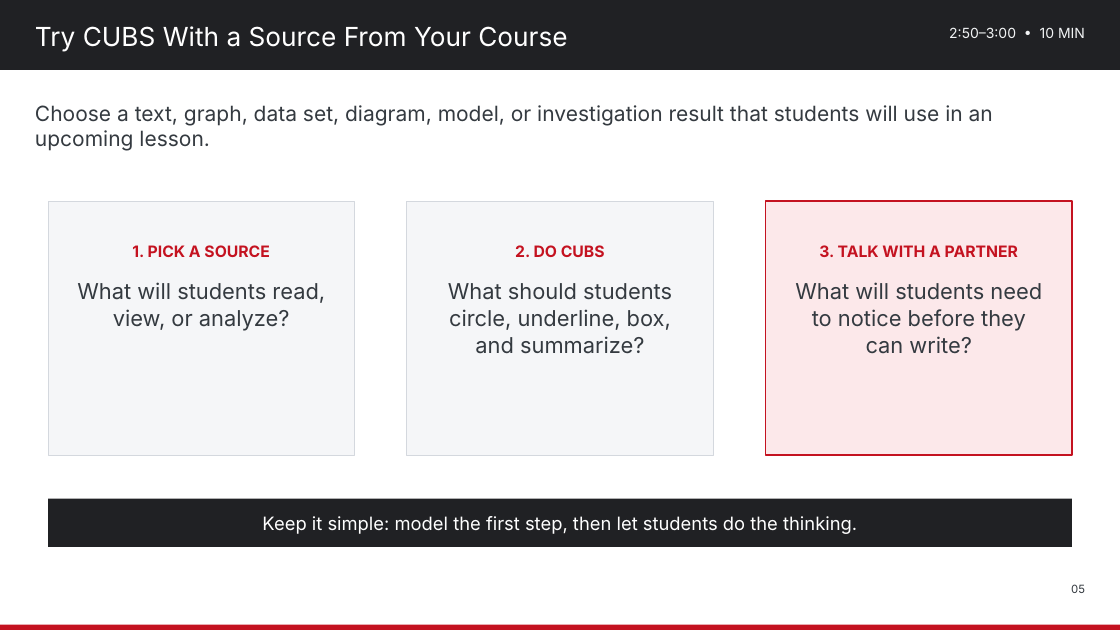
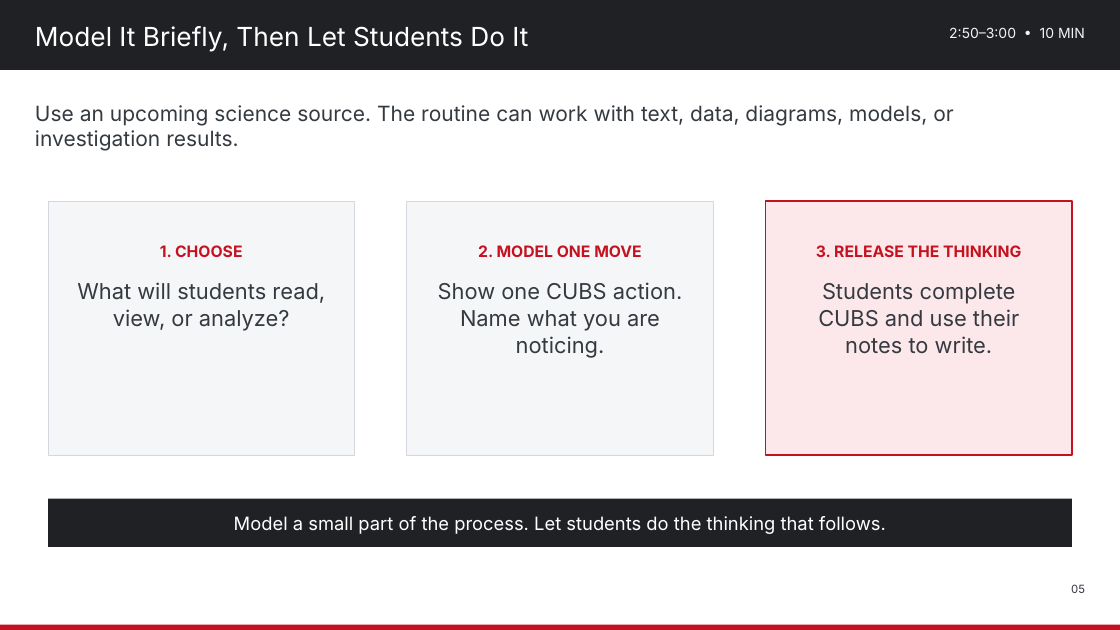
Before and after one commit to nbhs-science/nbhs-science, a slide deck: slide 5 of assets/plc/2026-10-28_Science_Department_PD_Strengthening_Science_Literacy.pptx. Drawn at 1120x630 pixels with LibreOffice and Linux fonts; fonts in the diff are those of the drawing. Boxes give left, top, right and bottom in pixels: in the first picture for what was removed or moved away, otherwise in the second. Text is boxed around its words. In the diff, an @@ line names an element or a change of style, - is before the commit and + after.

Commit message:
Refine Oct. 28 PD slides
Simplify all slides, add clearer teacher-facing wording, and retain the correct CER color key.

```diff
--- a/assets/plc/2026-10-28_Science_Department_PD_Strengthening_Science_Literacy.pptx
+++ b/assets/plc/2026-10-28_Science_Department_PD_Strengthening_Science_Literacy.pptx
@@ text at [35,26,528,52]: text changed @@
-Try CUBS With a Source From Your Course
+Model It Briefly, Then Let Students Do It
@@ text at [35,105,953,151]: text changed @@
-Choose a text, graph, data set, diagram, model, or investigation result that students will use in an upcoming lesson.
+Use an upcoming science source. The routine can work with text, data, diagrams, models, or investigation results.
@@ text at [160,245,243,257]: text changed @@
-1. PICK A SOURCE
+1. CHOOSE
@@ text at [438,245,682,358]: text changed @@
-2. DO CUBS
-What should students circle, underline, box, and summarize?
+2. MODEL ONE MOVE
+Show one CUBS action. Name what you are noticing.
@@ text at [816,245,1021,354]: text changed @@
-3. TALK WITH A PARTNER
-What will students need to notice before they can write?
+3. RELEASE THE THINKING
+Students complete CUBS and use their notes to write.
@@ text at [234,516,886,534]: text changed @@
-Keep it simple: model the first step, then let students do the thinking.
+Model a small part of the process. Let students do the thinking that follows.
```
Also in this commit, not shown: 8 other slides changed.
